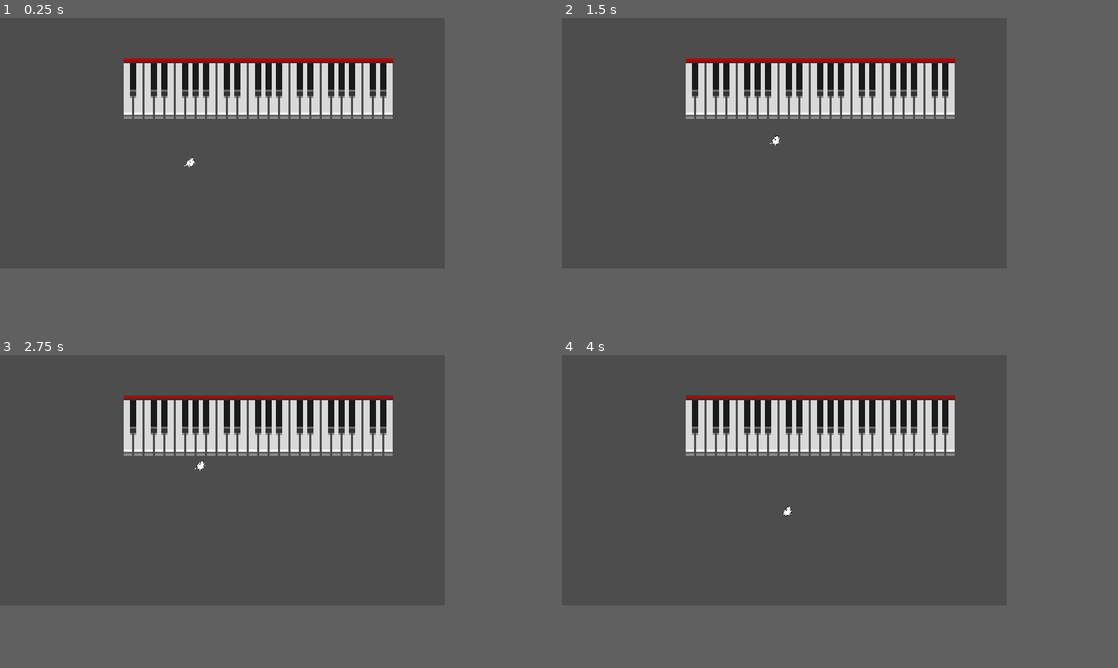
Above: before the commit, frames 1-4 (two rows, left to right).
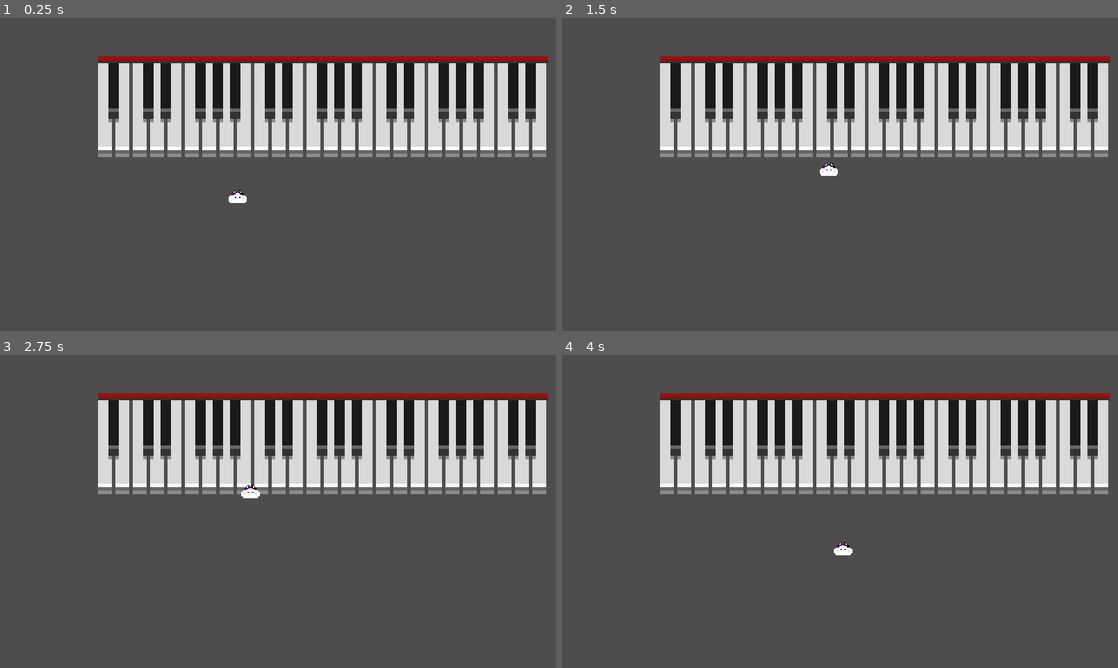
Above: after the commit, the same moments.

Repository: Sooshimi/fat-cat-lullaby
Game: Godot game, scene res://scenes/level_1.tscn
Two runs of this game, one before a commit and one after it. Both use one fixed random seed, a clock stepped at 60 frames per second and the inputs below.
Inputs (mouse positions are in pixels of both pictures, inside the frame that each line leads up to):
- Up to frame 1 (0.25 s): no input
- Up to frame 2 (1.5 s): move the mouse to (884, 130) at 0.52 s; click (884, 130) at 0.67 s; move the mouse to (695, 155) at 1.27 s; click (695, 155) at 1.42 s
- Up to frame 3 (2.75 s): move the mouse to (266, 423) at 2.02 s; click (266, 423) at 2.17 s
- Up to frame 4 (4 s): move the mouse to (762, 530) at 2.77 s; click (762, 530) at 2.92 s; move the mouse to (917, 517) at 3.52 s; click (917, 517) at 3.67 s
In our replay, the window is 640x360 before the commit and 800x450 after it. These sizes can differ from the game's own. Grey fills any space a smaller window leaves; there, only what the larger window draws over its background counts as a difference.

The runs differ from the first frame. In frame 1, 21% of the frame differs, in the area x 17-99%, y 12-60%; in frame 2, 21%; in frame 3, 20%; in frame 4, 21%, in the area x 17-99%, y 12-64%.

Commit message:
Add lullaby check mechanic

Diff:
--- a/autoloads/Global.gd
+++ b/autoloads/Global.gd
@@ -6,3 +6,13 @@
 func _unhandled_input(_event):
 	if Input.is_action_pressed("escape"):
 		get_tree().quit()
+
+func check_key_order():
+	for i in keys_played.size():
+		var letter = keys_played[i]
+		if letter != lullaby[i]:
+			keys_played = []
+
+	if keys_played == lullaby:
+		print("Correct order!")
+		keys_played = []
--- a/project.godot
+++ b/project.godot
@@ -23,8 +23,9 @@
 
 window/size/viewport_width=640
 window/size/viewport_height=360
-window/size/mode=3
 window/size/always_on_top=true
+window/size/window_width_override=1280
+window/size/window_height_override=720
 window/stretch/mode="canvas_items"
 
 [input]
--- a/scenes/fat_cat.tscn
+++ b/scenes/fat_cat.tscn
@@ -1,18 +1,19 @@
 [gd_scene load_steps=4 format=3 uid="uid://kd8lrl2o8mac"]
 
 [ext_resource type="Script" path="res://scenes/fat_cat.gd" id="1_2mb82"]
-[ext_resource type="Texture2D" uid="uid://d4iupnqae453g" path="res://assets/fat_cat.png" id="2_ed46x"]
+[ext_resource type="Texture2D" uid="uid://bmv40dbws6lkj" path="res://assets/fat_cat_2.png" id="2_p1bfe"]
 
-[sub_resource type="CircleShape2D" id="CircleShape2D_gak4j"]
-radius = 19.0
+[sub_resource type="CapsuleShape2D" id="CapsuleShape2D_5d58g"]
+radius = 5.0
+height = 18.0
 
 [node name="FatCat" type="CharacterBody2D"]
-scale = Vector2(0.3, 0.3)
 script = ExtResource("1_2mb82")
 metadata/_edit_group_ = true
 
 [node name="Sprite2D" type="Sprite2D" parent="."]
-texture = ExtResource("2_ed46x")
+texture = ExtResource("2_p1bfe")
 
 [node name="CollisionShape2D" type="CollisionShape2D" parent="."]
-shape = SubResource("CircleShape2D_gak4j")
+rotation = 1.5708
+shape = SubResource("CapsuleShape2D_5d58g")
--- a/scenes/piano.gd
+++ b/scenes/piano.gd
@@ -3,6 +3,8 @@
 @onready var key_c := $KeyCArea/AudioStreamPlayer
 @onready var key_d := $KeyDArea/AudioStreamPlayer
 @onready var key_e := $KeyEArea/AudioStreamPlayer
+
+signal key_played
 
 # Called when the node enters the scene tree for the first time.
 func _ready():
@@ -12,11 +14,20 @@
 func _process(delta):
 	pass
 
+func _emit_key_played():
+	key_played.connect(Global.check_key_order)
+	key_played.emit()
+
+func play_sound_and_append_and_emit(key_sound_node:Node, key_letter:String):
+	key_sound_node.play()
+	Global.keys_played.append(key_letter)
+	_emit_key_played()
+
 func _on_key_c_area_body_entered(body):
-	key_c.play()
+	play_sound_and_append_and_emit(key_c, "c")
 
 func _on_key_d_area_body_entered(body):
-	key_d.play()
+	play_sound_and_append_and_emit(key_d, "d")
 
 func _on_key_e_area_body_entered(body):
-	key_e.play()
+	play_sound_and_append_and_emit(key_e, "e")
--- a/scenes/piano.tscn
+++ b/scenes/piano.tscn
@@ -7,17 +7,17 @@
 [ext_resource type="AudioStream" uid="uid://y5j0aeedk6i8" path="res://audio/5C.ogg" id="4_x76qk"]
 
 [sub_resource type="RectangleShape2D" id="RectangleShape2D_pj875"]
-size = Vector2(4, 9.5)
+size = Vector2(3.5, 9.25)
 
 [sub_resource type="RectangleShape2D" id="RectangleShape2D_ep7j2"]
-size = Vector2(4, 9.5)
+size = Vector2(3.5, 9.25)
 
 [sub_resource type="RectangleShape2D" id="RectangleShape2D_l27jq"]
-size = Vector2(4, 9.5)
+size = Vector2(3.5, 9.25)
 
 [node name="Piano" type="Node2D"]
 position = Vector2(-1, 0)
-scale = Vector2(3, 3)
+scale = Vector2(4, 4)
 script = ExtResource("1_w4nf5")
 metadata/_edit_group_ = true
 
@@ -29,7 +29,7 @@
 metadata/_edit_group_ = true
 
 [node name="CollisionShape2D" type="CollisionShape2D" parent="KeyCArea"]
-position = Vector2(-18, 7.75)
+position = Vector2(-17.75, 7.625)
 shape = SubResource("RectangleShape2D_pj875")
 
 [node name="AudioStreamPlayer" type="AudioStreamPlayer" parent="KeyCArea"]
@@ -39,7 +39,7 @@
 metadata/_edit_group_ = true
 
 [node name="CollisionShape2D" type="CollisionShape2D" parent="KeyDArea"]
-position = Vector2(-13, 7.75)
+position = Vector2(-12.75, 7.625)
 shape = SubResource("RectangleShape2D_ep7j2")
 
 [node name="AudioStreamPlayer" type="AudioStreamPlayer" parent="KeyDArea"]
@@ -49,7 +49,7 @@
 metadata/_edit_group_ = true
 
 [node name="CollisionShape2D" type="CollisionShape2D" parent="KeyEArea"]
-position = Vector2(-8, 7.75)
+position = Vector2(-7.75, 7.625)
 shape = SubResource("RectangleShape2D_l27jq")
 
 [node name="AudioStreamPlayer" type="AudioStreamPlayer" parent="KeyEArea"]
Binary file added: assets/fat_cat_2.png
Not shown, added: assets/fat_cat_2.png.import
